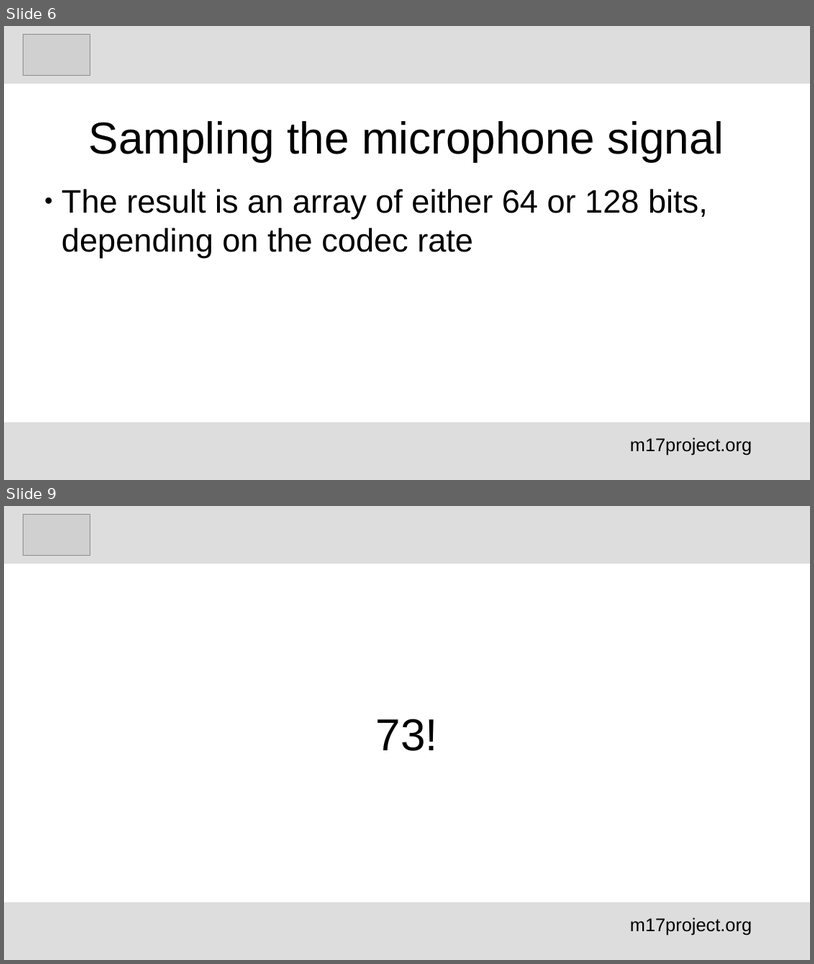
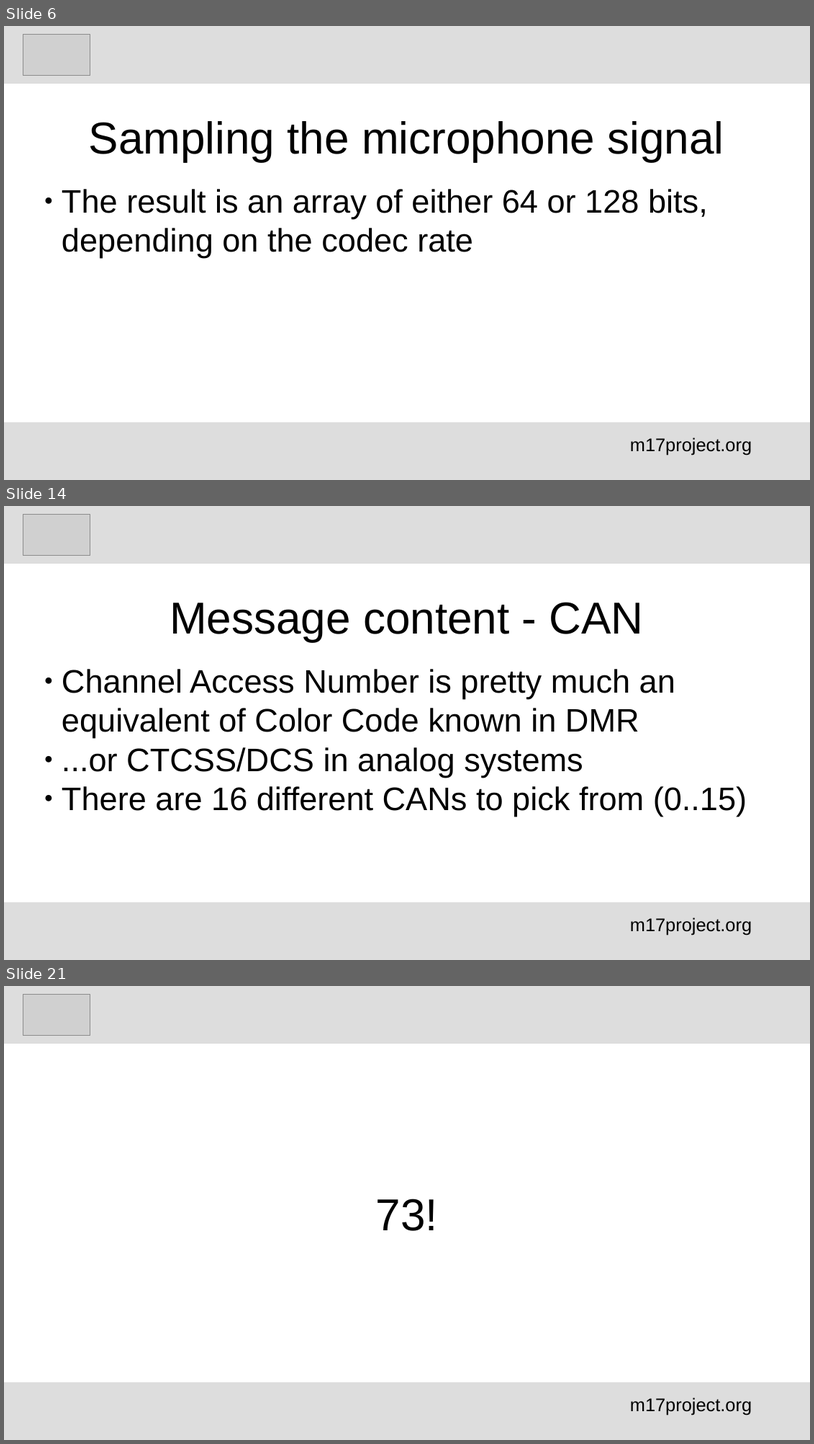
Before and after one commit to M17-Project/M17_education, a slide deck: English/M17_voice_encoding_en.odp. Shown one above the other, each under a label of ours: slides 6 and 9 before the commit, slides 6, 14 and 21 after it; the slides between them are not shown. The pictures are 814x964 and 814x1444 pixels, drawn with LibreOffice and Linux fonts; fonts in the diff are those of the drawing; grey boxes stand for pictures. Boxes give left, top, right and bottom in pixels: in the first picture for what was removed or moved away, otherwise in the second. Text is boxed around its words. In the diff, an @@ line names an element or a change of style, - is before the commit and + after.

```diff
--- a/English/M17_voice_encoding_en.odp
+++ b/English/M17_voice_encoding_en.odp
@@ slide 14 added at (4, 506, 810, 960), background #FFFFFF @@
@@ rectangle added at (4, 506, 810, 564), fill #DDDDDD @@
@@ picture added at (23, 514, 90, 556) @@
@@ title added at (170, 602, 644, 641), 44 pt, text #000000 @@
+Message content - CAN
@@ subtitle added at (62, 669, 747, 816), 32 pt, text #000000 @@
+● Channel Access Number is pretty much an equivalent of Color Code known in DMR
+● ...or CTCSS/DCS in analog systems
+● There are 16 different CANs to pick from (0..15)
@@ rectangle added at (4, 902, 810, 960), fill #DDDDDD @@
@@ text added at (630, 917, 752, 934), 18 pt, text #000000 @@
+m17project.org
@@ what was slide 9 is now slide 21 @@
```
Also in this commit, not shown: 2 slides changed, 11 other slides added.
